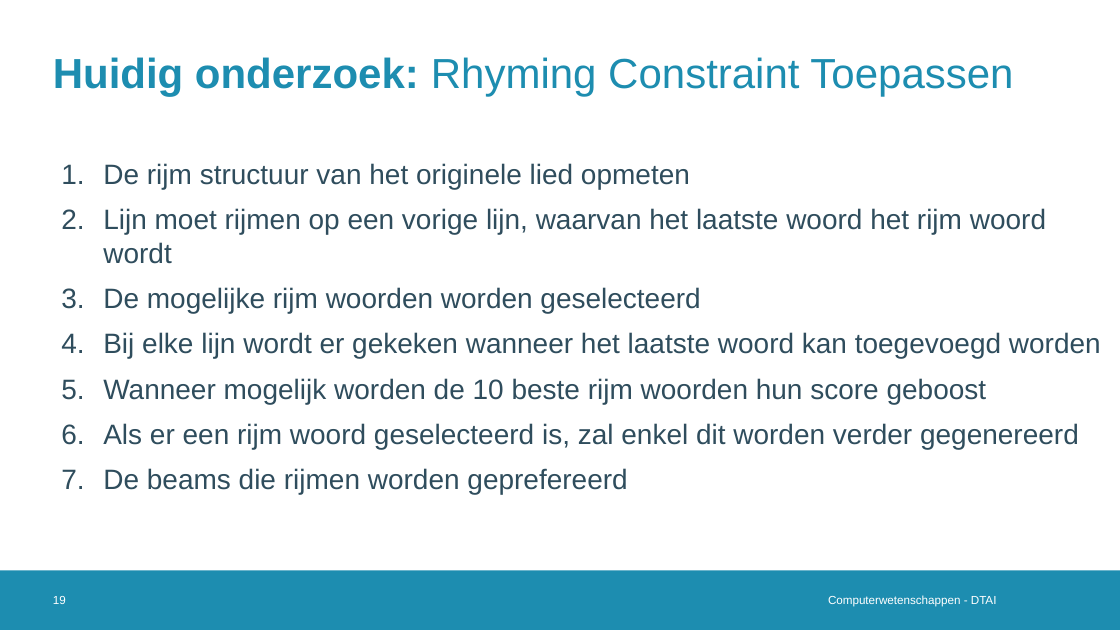
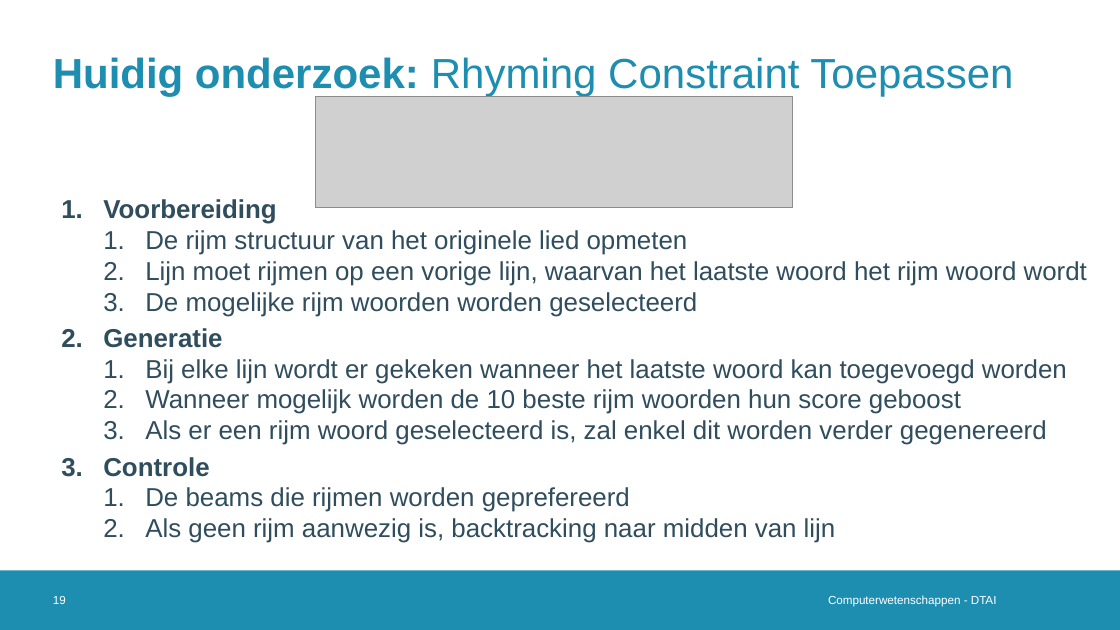
Before and after one commit to Alintermans/Thesis, a slide deck: slide 19 of Presentations/Third Intermediate Presentation/Presentation.pptx. Drawn at 1120x630 pixels with LibreOffice and Linux fonts; fonts in the diff are those of the drawing; grey boxes stand for pictures; background and template pictures are left out. Boxes give left, top, right and bottom in pixels: in the first picture for what was removed or moved away, otherwise in the second. Text is boxed around its words. In the diff, an @@ line names an element or a change of style, - is before the commit and + after.

```diff
--- a/Presentations/Third Intermediate Presentation/Presentation.pptx
+++ b/Presentations/Third Intermediate Presentation/Presentation.pptx
@@ picture added at box(316, 97, 793, 208) @@
@@ text at box(103, 199, 276, 224): paragraph added @@
+1. Voorbereiding
@@ text at box(145, 230, 1087, 512): size 24 to 22.2 pt in "De rijm structuur van het originele lied ...", "Lijn moet rijmen op een vorige lijn, ...", "De mogelijke rijm woorden worden geselecteerd", "Bij elke lijn wordt er gekeken wanneer ..." and 3 more places; list level 1 to 2 in "De rijm structuur van het ..."; line spacing 1 to 0.8; list level 1 to 2 in "Lijn moet rijmen op een ..."; list level 1 to 2 in "De mogelijke rijm woorden worden ..."; list level 1 to 2 in "Bij elke lijn wordt er ..."; list level 1 to 2 in "Wanneer mogelijk worden de 10 ..."; list level 1 to 2 in "Als er een rijm woord ..."; list level 1 to 2 in "De beams die rijmen worden ..." @@
@@ text at box(103, 328, 222, 348): paragraph added @@
+2. Generatie
@@ text at box(103, 457, 209, 477): paragraph added @@
+3. Controle
@@ text at box(145, 518, 836, 543): paragraph added @@
+  2. Als geen rijm aanwezig is, backtracking naar midden van lijn
```
Also in this commit, not shown: 12 other slides changed, 1 slide removed, 2 other files.
